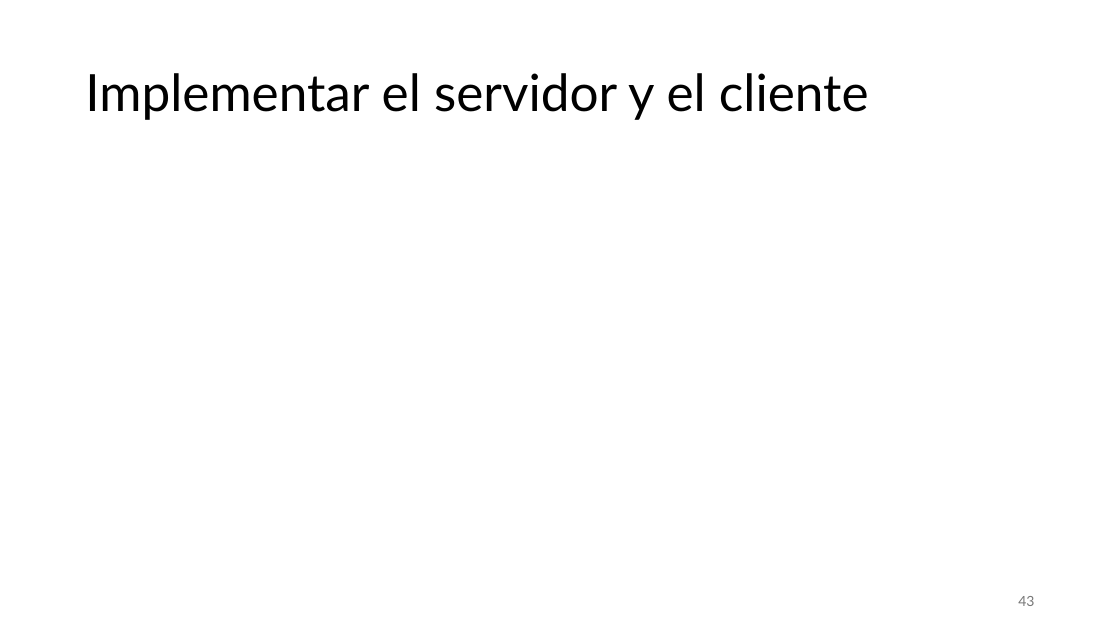
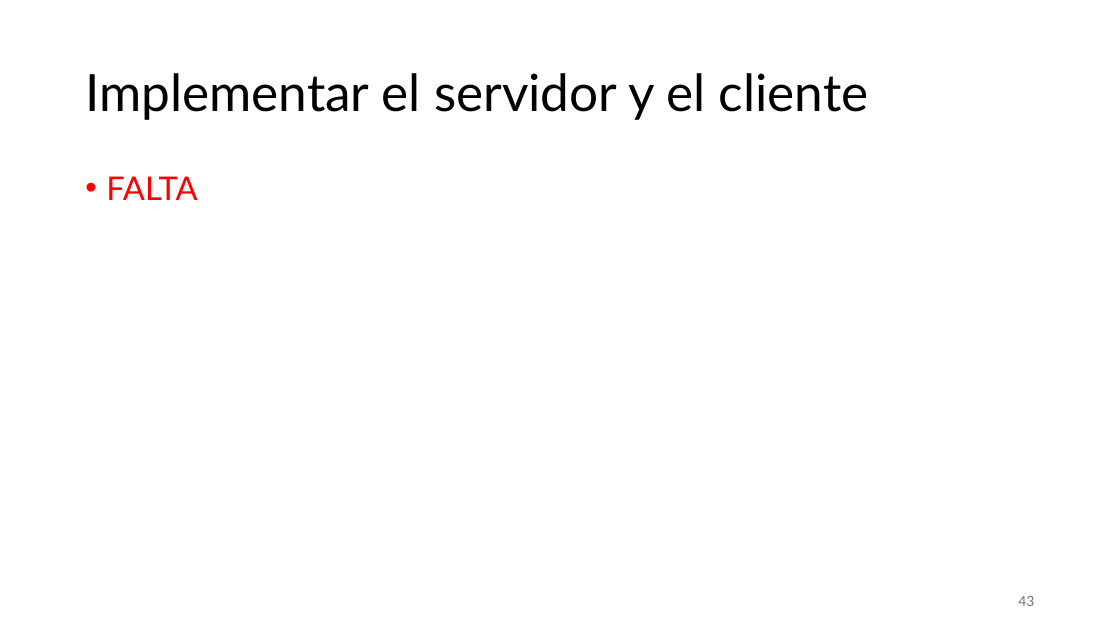
Before and after one commit to aldebarran22/CURSO_CPP_SERVICIOS_30H, a slide deck: slide 43 of doc/3_Comunicacion_microservicios_C++.pptx. Drawn at 1120x630 pixels with LibreOffice and Linux fonts; fonts in the diff are those of the drawing. Boxes give left, top, right and bottom in pixels: in the first picture for what was removed or moved away, otherwise in the second. Text is boxed around its words. In the diff, an @@ line names an element or a change of style, - is before the commit and + after.

```diff
--- a/doc/3_Comunicacion_microservicios_C++.pptx
+++ b/doc/3_Comunicacion_microservicios_C++.pptx
@@ text added at (x1=106, y1=176, x2=197, y2=200), 28 pt, text #FF0000 @@
+• FALTA
```
Also in this commit, not shown: 1 other slide changed, 15 slides added, 7 other files.
